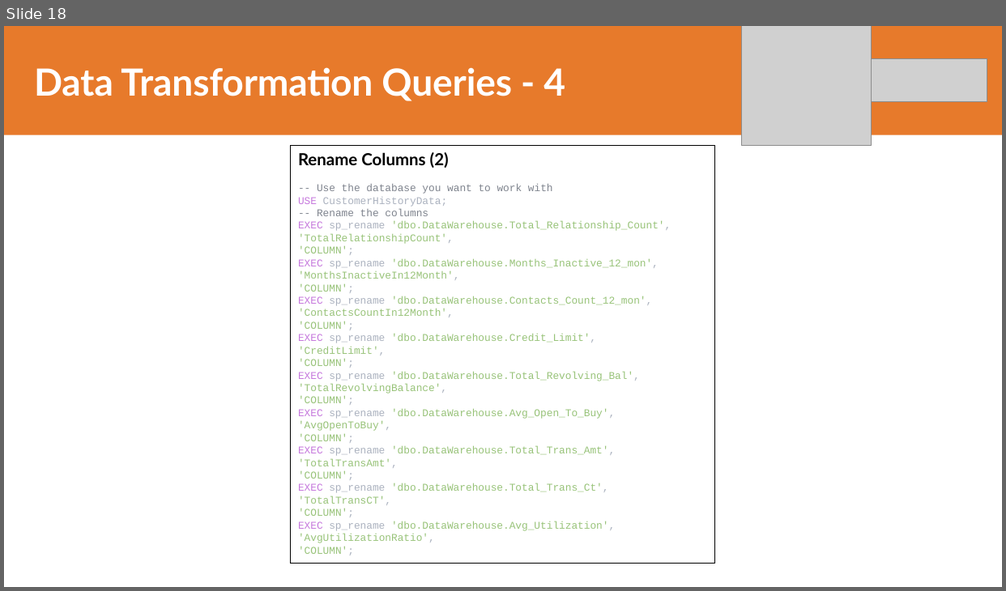
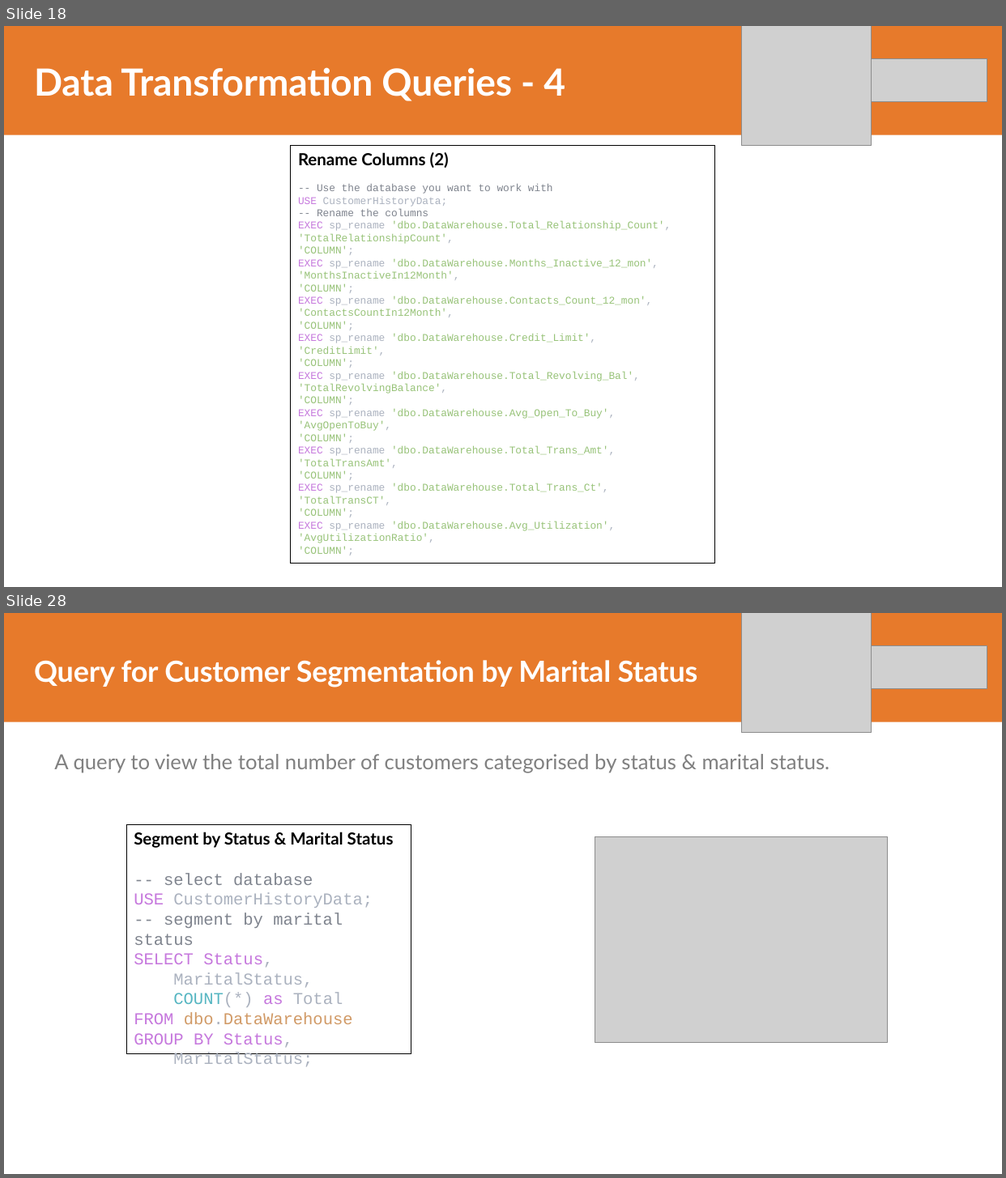
Before and after one commit to adrn-mm/final-project-VIX-DE-BTPN, a slide deck: reports/Adrian Maulana Muhammad_TASK_5_DATA_ENGINEER_VIX_BTPNS.pptx. Shown one above the other, each under a label of ours: slide 18 before the commit, slides 18 and 28 after it; the slides between them are not shown. The pictures are 1006x591 and 1006x1178 pixels, drawn with LibreOffice and Linux fonts; fonts in the diff are those of the drawing; grey boxes stand for pictures. Boxes give left, top, right and bottom in pixels: in the first picture for what was removed or moved away, otherwise in the second. Text is boxed around its words. In the diff, an @@ line names an element or a change of style, - is before the commit and + after.

Commit message:
Finalizing the customer segmentation task

```diff
--- a/reports/Adrian Maulana Muhammad_TASK_5_DATA_ENGINEER_VIX_BTPNS.pptx
+++ b/reports/Adrian Maulana Muhammad_TASK_5_DATA_ENGINEER_VIX_BTPNS.pptx
@@ slide 28 added at (4,613,1002,1174), background #FFFFFF @@
@@ freeform shape added at (4,613,1002,722), fill #E77A2B @@
@@ picture added at (741,613,872,732) @@
@@ title added at (34,660,698,688), 28 pt, text #FFFFFF, bold @@
+Query for Customer Segmentation by Marital Status
@@ picture added at (872,646,987,688) @@
@@ text added at (54,754,830,773), 20 pt, text #808080 @@
+A query to view the total number of customers categorised by status & marital status.
@@ rectangle added at (127,825,411,1054), outline #000000 0.75 pt, 16 pt, text #ABB2BF @@
+Segment by Status & Marital Status
+-- select database
+USE CustomerHistoryData;
+-- segment by marital status
+SELECT Status,
+MaritalStatus,
+COUNT(*) as Total
+FROM dbo.DataWarehouse
+GROUP BY Status,
+MaritalStatus;
@@ picture added at (595,837,889,1043) @@
```
Also in this commit, not shown: 7 slides changed, 22 other slides added, 36 other files.
